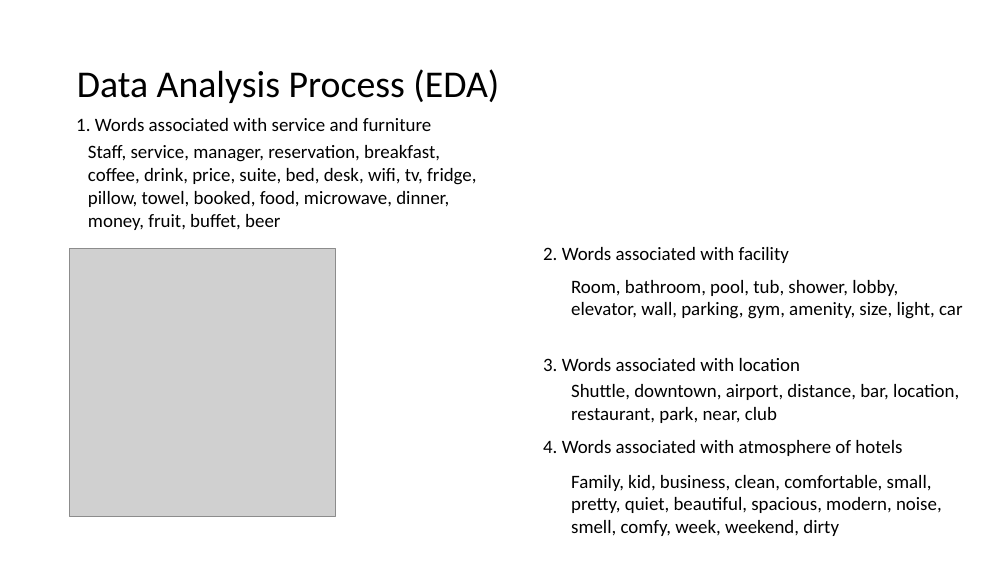
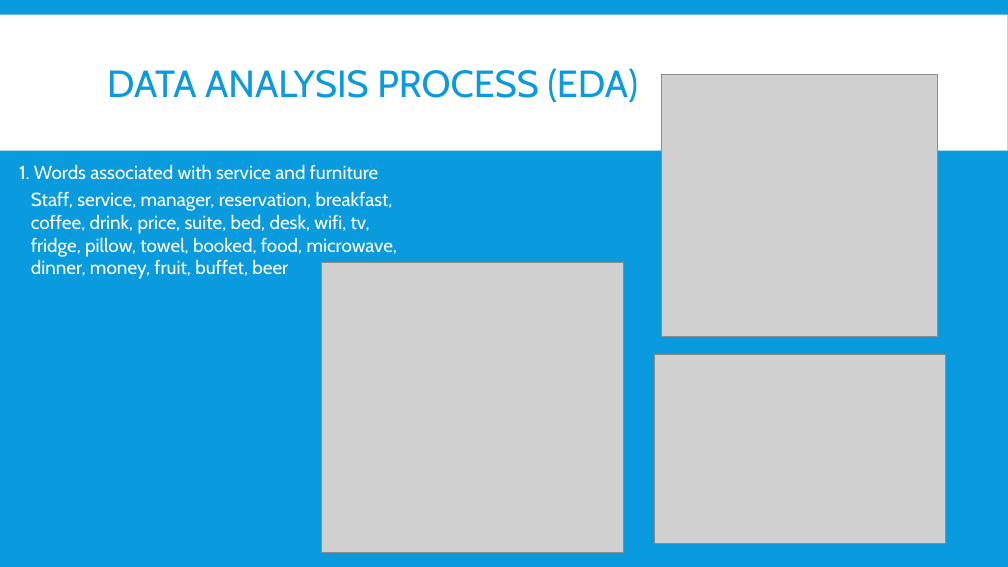
Before and after one commit to cocofreefarm/Module3, a slide deck: slide 8 of Hotels in Madison Area.pptx. Drawn at 1008x567 pixels with LibreOffice and Linux fonts; fonts in the diff are those of the drawing; grey boxes stand for pictures. Boxes give left, top, right and bottom in pixels: in the first picture for what was removed or moved away, otherwise in the second. Text is boxed around its words. In the diff, an @@ line names an element or a change of style, - is before the commit and + after.

```diff
--- a/Hotels in Madison Area.pptx
+++ b/Hotels in Madison Area.pptx
@@ background #FFFFFF to #099BDD @@
@@ rectangle added at (x1=0, y1=14, x2=1008, y2=150), fill #FFFFFF @@
@@ title at (x1=107, y1=68, x2=638, y2=102): text changed; font Calibri to Cabin; text colour #000000 to #099BDD @@
-Data Analysis Process (EDA)
+DATA ANALYSIS PROCESS (EDA)
@@ picture added at (x1=662, y1=74, x2=938, y2=337) @@
@@ text "1. Words associated with service ..." moved from (x1=76, y1=118, x2=431, y2=131) to (x1=19, y1=164, x2=379, y2=180) @@
@@ text "1. Words associated with service ..." at (x1=19, y1=164, x2=379, y2=180): font Calibri to Cabin, text colour #000000 to #FFFFFF @@
@@ text "Staff, service, manager, reservation, breakfast, ..." moved from (x1=88, y1=145, x2=476, y2=230) to (x1=31, y1=191, x2=398, y2=279) @@
@@ text "Staff, service, manager, reservation, breakfast, ..." at (x1=31, y1=191, x2=398, y2=279): font Calibri to Cabin, text colour #000000 to #FFFFFF @@
@@ picture removed at (x1=70, y1=248, x2=336, y2=516) @@
@@ picture added at (x1=322, y1=262, x2=624, y2=553) @@
@@ text removed at (x1=543, y1=247, x2=789, y2=263) @@
-2. Words associated with facility
@@ text removed at (x1=571, y1=280, x2=962, y2=319) @@
-Room, bathroom, pool, tub, shower, lobby, elevator, wall, parking, gym, amenity, size, light, car
@@ text removed at (x1=543, y1=358, x2=800, y2=371) @@
-3. Words associated with location
@@ picture added at (x1=654, y1=355, x2=945, y2=544) @@
@@ text removed at (x1=571, y1=384, x2=959, y2=423) @@
-Shuttle, downtown, airport, distance, bar, location, restaurant, park, near, club
@@ text removed at (x1=543, y1=440, x2=902, y2=456) @@
-4. Words associated with atmosphere of hotels
@@ text removed at (x1=571, y1=475, x2=942, y2=536) @@
-Family, kid, business, clean, comfortable, small, pretty, quiet, beautiful, spacious, modern, noise, smell, comfy, week, weekend, dirty
```
Also in this commit, not shown: 7 other slides changed, 19 slides added, 1 other file.
